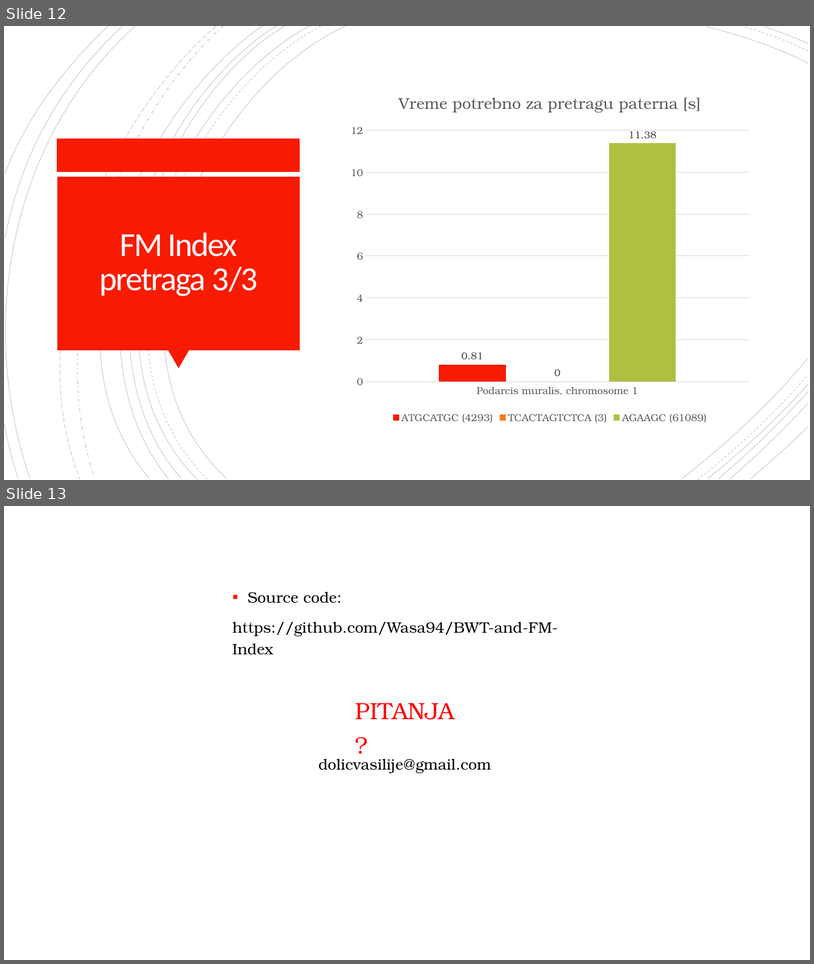
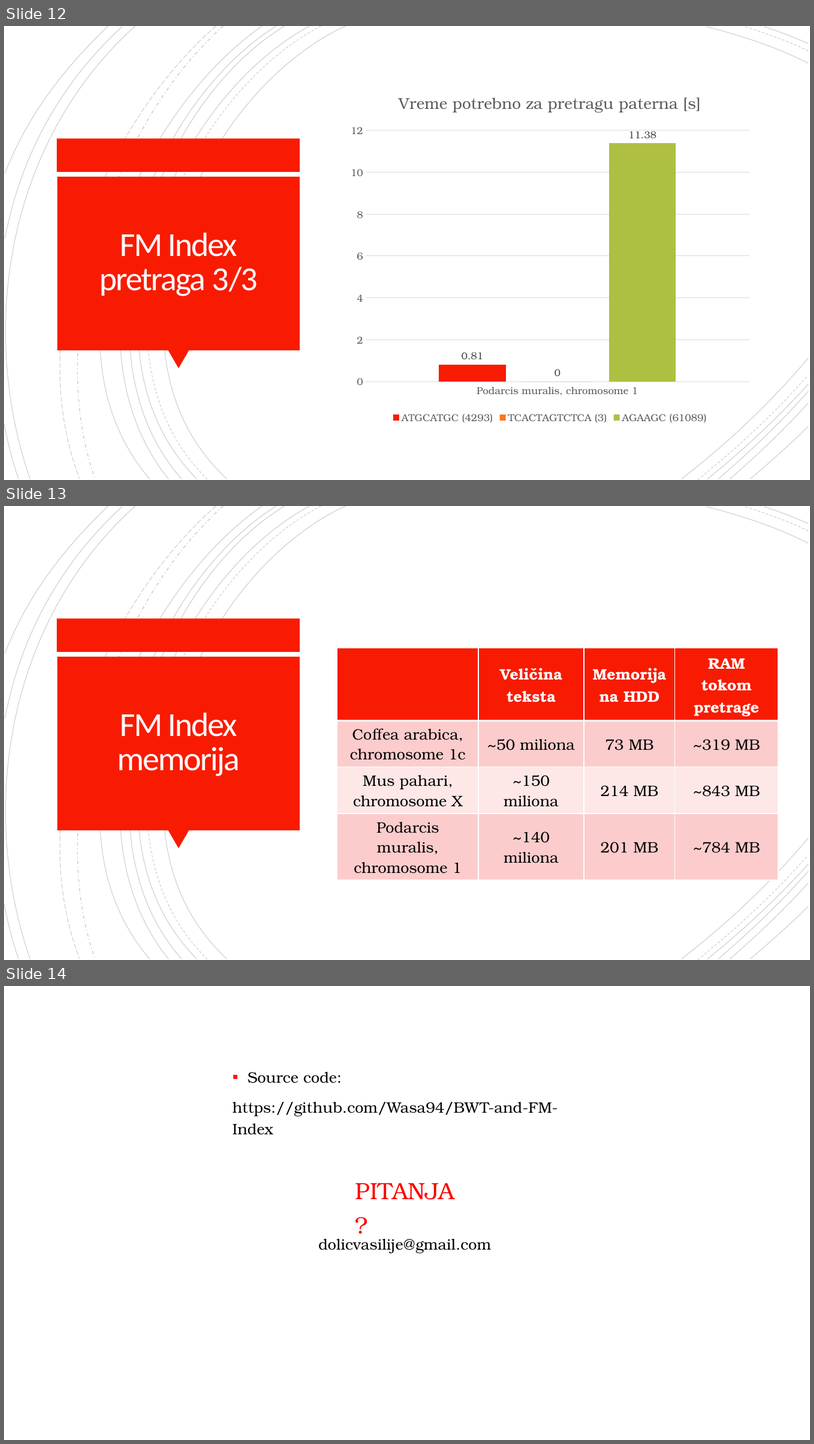
Before and after one commit to Wasa94/BWT-and-FM-Index, a slide deck: docs/BWT and FM Index.pptx. Shown one above the other, each under a label of ours: slides 12 and 13 before the commit, slides 12, 13 and 14 after it. The pictures are 814x964 and 814x1444 pixels, drawn with LibreOffice and Linux fonts; fonts in the diff are those of the drawing. Boxes give left, top, right and bottom in pixels: in the first picture for what was removed or moved away, otherwise in the second. Text is boxed around its words. In the diff, an @@ line names an element or a change of style, - is before the commit and + after.

Commit message:
Ažurirana prezentacija

```diff
--- a/docs/BWT and FM Index.pptx
+++ b/docs/BWT and FM Index.pptx
@@ slide 13 added at [4, 506, 810, 960], background #FFFFFF; not listed: 24 template elements that a slide beside it also shows @@
@@ table added at [338, 648, 779, 876], 4 rows, 4 columns @@
+ | Veličina teksta | Memorija na HDD | RAM tokom pretrage
+Coffea arabica, chromosome 1c | ~50 miliona | 73 MB | ~319 MB
+Mus pahari, chromosome X | ~150 miliona | 214 MB | ~843 MB
+Podarcis muralis, chromosome 1 | ~140 miliona | 201 MB | ~784 MB
@@ title added at [117, 712, 240, 776], 40 pt, text #FFFEFF @@
+FM Index
+memorija
@@ what was slide 13 is now slide 14 @@
```
